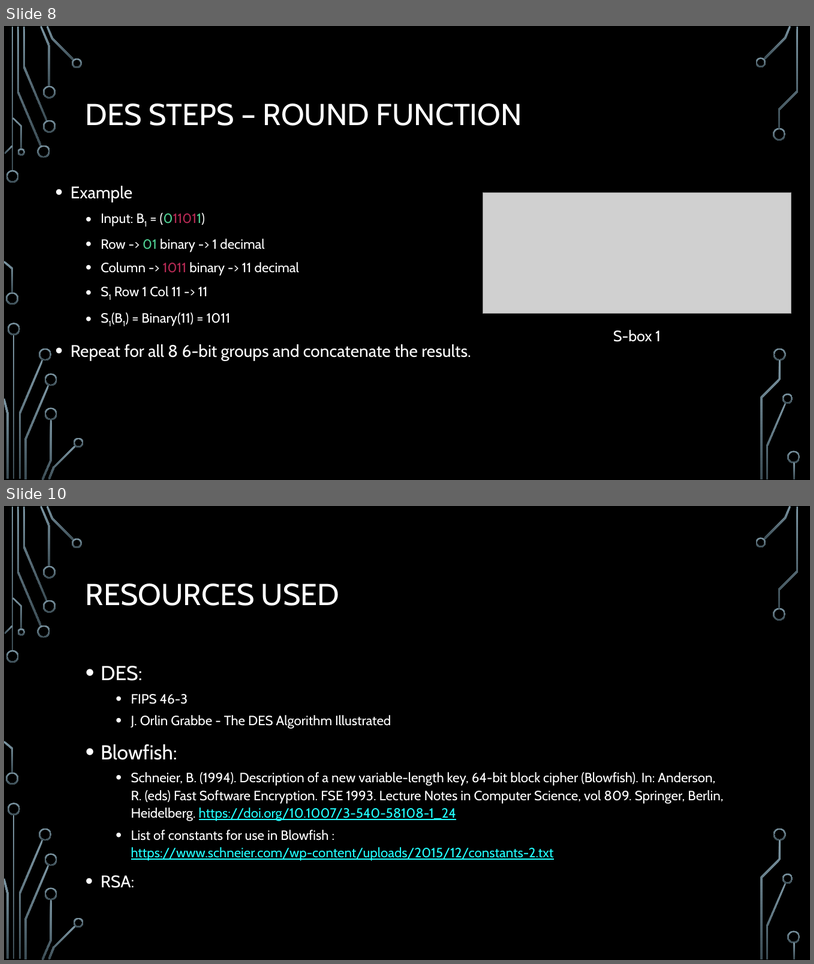
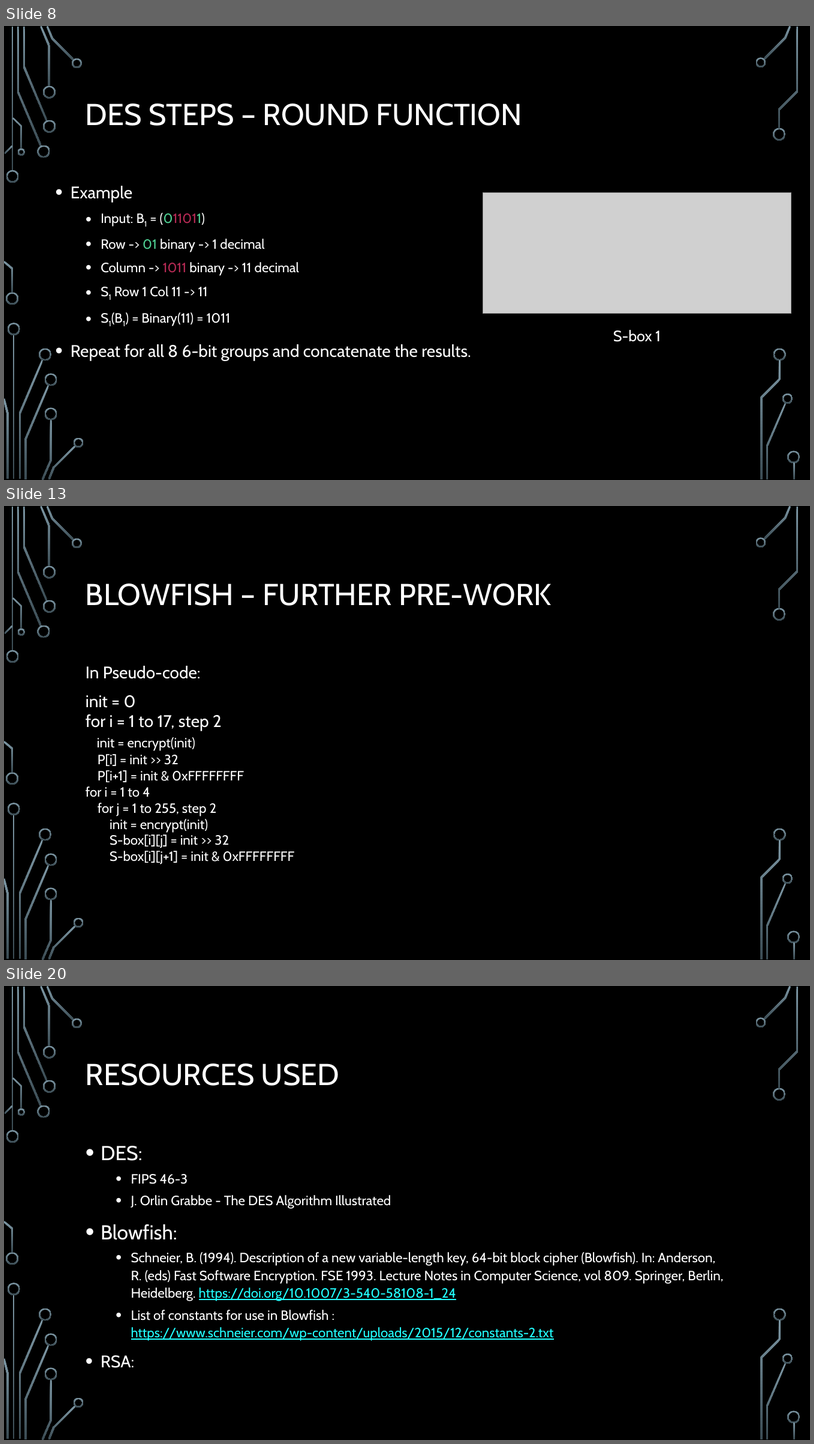
Before and after one commit to barna-tudor/SC-Final-Project, a slide deck: Security & cryptography final project.pptx. Shown one above the other, each under a label of ours: slides 8 and 10 before the commit, slides 8, 13 and 20 after it; the slides between them are not shown. The pictures are 814x964 and 814x1444 pixels, drawn with LibreOffice and Linux fonts; fonts in the diff are those of the drawing; grey boxes stand for pictures; background and template pictures are left out. Boxes give left, top, right and bottom in pixels: in the first picture for what was removed or moved away, otherwise in the second. Text is boxed around its words. In the diff, an @@ line names an element or a change of style, - is before the commit and + after.

```diff
--- a/Security & cryptography final project.pptx
+++ b/Security & cryptography final project.pptx
@@ slide 13 added at (x1=4, y1=506, x2=810, y2=960), background picture (left out); not listed: 36 template elements that a slide beside it also shows @@
@@ title added at (x1=86, y1=583, x2=551, y2=606), 36 pt, text #FFFFFF @@
+BLOWFISH – FURTHER PRE-WORK
@@ text added at (x1=86, y1=666, x2=295, y2=864), 16 pt, text #FFFFFF @@
+In Pseudo-code:
+init = 0
+for i = 1 to 17, step 2
+init = encrypt(init)
+P[i] = init >> 32
+P[i+1] = init & 0xFFFFFFFF
+for i = 1 to 4
+for j = 1 to 255, step 2
+init = encrypt(init)
+S-box[i][j] = init >> 32
+S-box[i][j+1] = init & 0xFFFFFFFF
@@ what was slide 10 is now slide 20 @@
```
Also in this commit, not shown: 4 slides changed, 9 other slides added.
